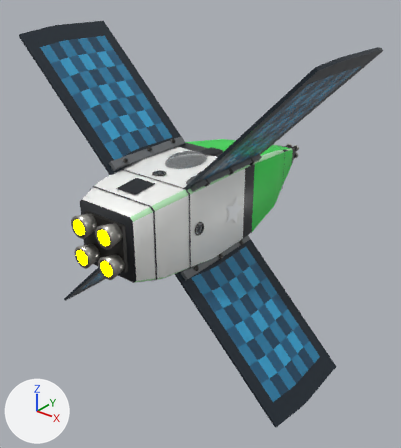
Two versions of the glTF model ThoriumGap_JS/models/Ship_Crosspanel_11.glb, one commit apart.
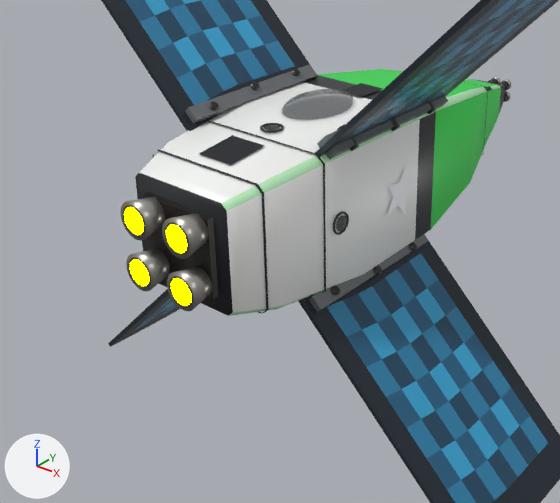
Old and new are each drawn whole from a 50 mm lens placed at (6.51, -8.48, 4.41), pointed at (-0.01, -0.33, -0.65) and again close up on the part from 0% to 82% of the width and 22% to 87% of the height. The lights are fixed; the arrows at lower left show +X, +Y and +Z. The last two pictures show the newer version. Where no turn or scale is listed for an object, it has been applied to the vertices.

Objects in the first close-up: 'Canopy_DorsalLowSquareBubble', 'EngineBell_UpperRight_TaperedSquareClusterNozzle', 'EngineDeck_SquareAftManifold', 'EngineEmitter', 'Fuselage_SquareBody', 'Nose_SquareTaperedForwardSection', 'SolarPanelWing_LowerLeftRidge_RectangularPhotovoltaicGrid', 'SolarPanelWing_LowerRightRidge_RectangularPhotovoltaicGrid', 'SolarPanelWing_LowerRightRidge_RootHingeClamp', 'SolarPanelWing_TopLeftRidge_RectangularPhotovoltaicGrid', 'SolarPanelWing_TopLeftRidge_RootHingeClamp', 'SolarPanelWing_TopRightRidge_RectangularPhotovoltaicGrid', 'SolarPanelWing_TopRightRidge_RootHingeClamp' and 26 more.
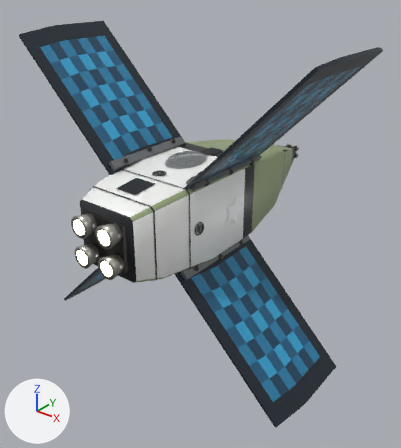
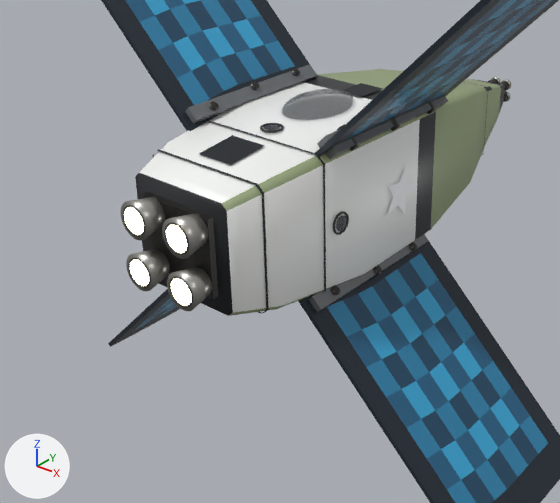
Changed parts and their boxes [x1, y1, x2, y2] in the close-ups (560 x 503 px):
'Fuselage_SquareBody', recoloured
    both: [219, 69, 491, 316]
'EngineEmitter', recoloured (yellow to beige)
    both: [124, 207, 192, 306]
'Nose_SquareTaperedForwardSection', recoloured (green to greyish green)
    both: [464, 79, 504, 140]

The edits, one by one:
In material 'EngineGlow' (mat_engineglow), emission_color goes from (1.0, 1.0, 0.0) (yellow #ffff00) to (0.62, 0.57, 0.4) (beige #cec7aa).
Material 'Ship_CrosspanelFamily_GunCross_offset_arrays_aft_color_block_Seed817340_Hull_Main' (mat_ship_crosspanelfamily_guncross_offset_arrays_aft_color_block_seed817340_hull_main) changes colour from green #35e555 to greyish green #9baa81; in linear values from (0.035, 0.78, 0.09) to (0.33, 0.4, 0.22).
Material 'Ship_CrosspanelFamily_GunCross_offset_arrays_aft_color_block_Seed817340_Hull_Panel' (mat_ship_crosspanelfamily_guncross_offset_arrays_aft_color_block_seed817340_hull_panel) changes colour from green #bff3c2 to greyish green #9baa81; in linear values from (0.52, 0.9, 0.54) to (0.33, 0.4, 0.22).
